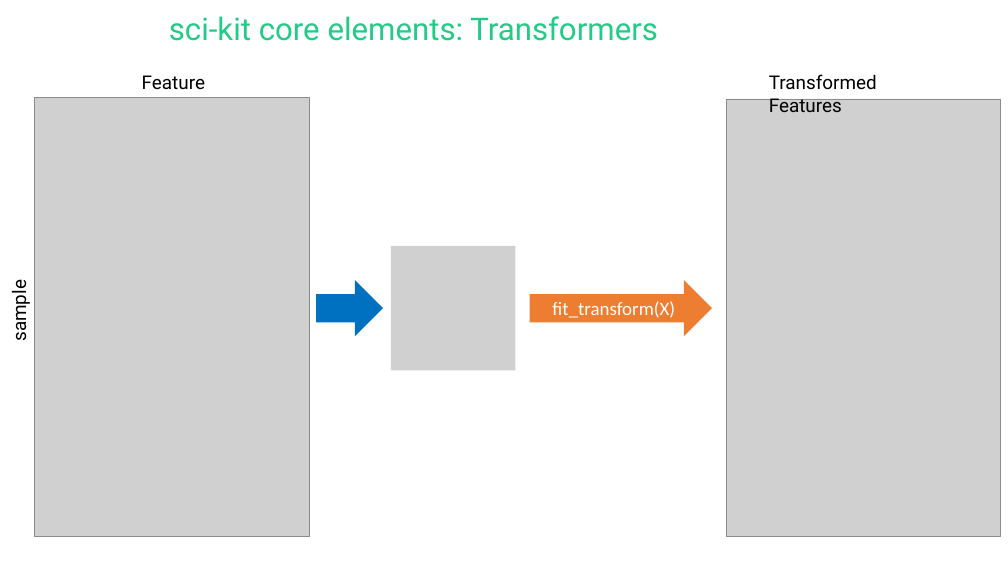
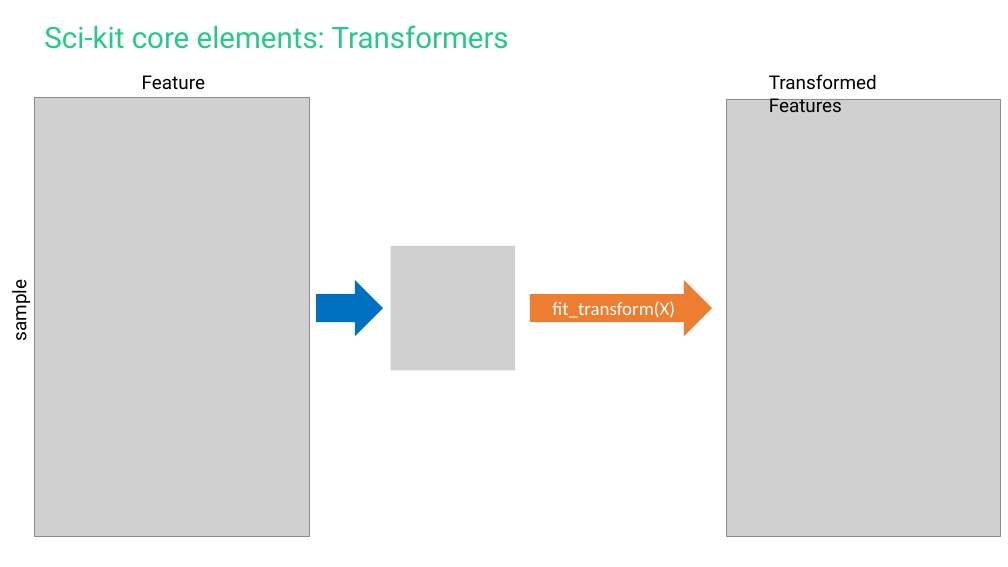
Before and after one commit to Mbaez97/fgv-class-2026-scikitlearn-tutorial, a slide deck: slide 6 of Scikit-learn class.pptx. Drawn at 1008x567 pixels with LibreOffice and Linux fonts; fonts in the diff are those of the drawing; grey boxes stand for pictures. Boxes give left, top, right and bottom in pixels: in the first picture for what was removed or moved away, otherwise in the second. Text is boxed around its words. In the diff, an @@ line names an element or a change of style, - is before the commit and + after.

```diff
--- a/Scikit-learn class.pptx
+++ b/Scikit-learn class.pptx
@@ title at [44,25,509,49]: text changed; size 29.7 to 28.1 pt @@
-sci-kit core elements: Transformers
+Sci-kit core elements: Transformers
```
Also in this commit, not shown: 9 other slides changed.
